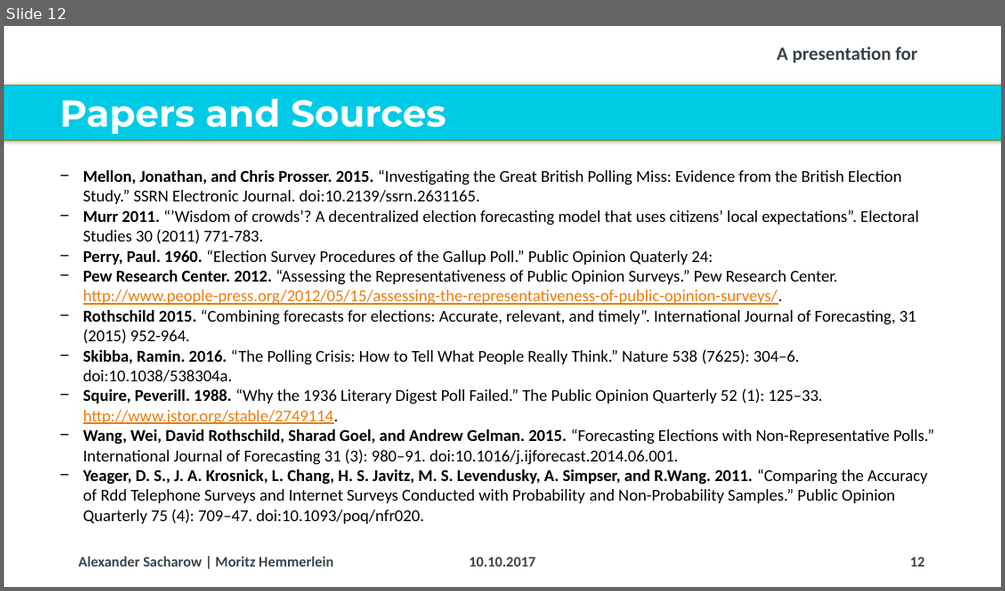
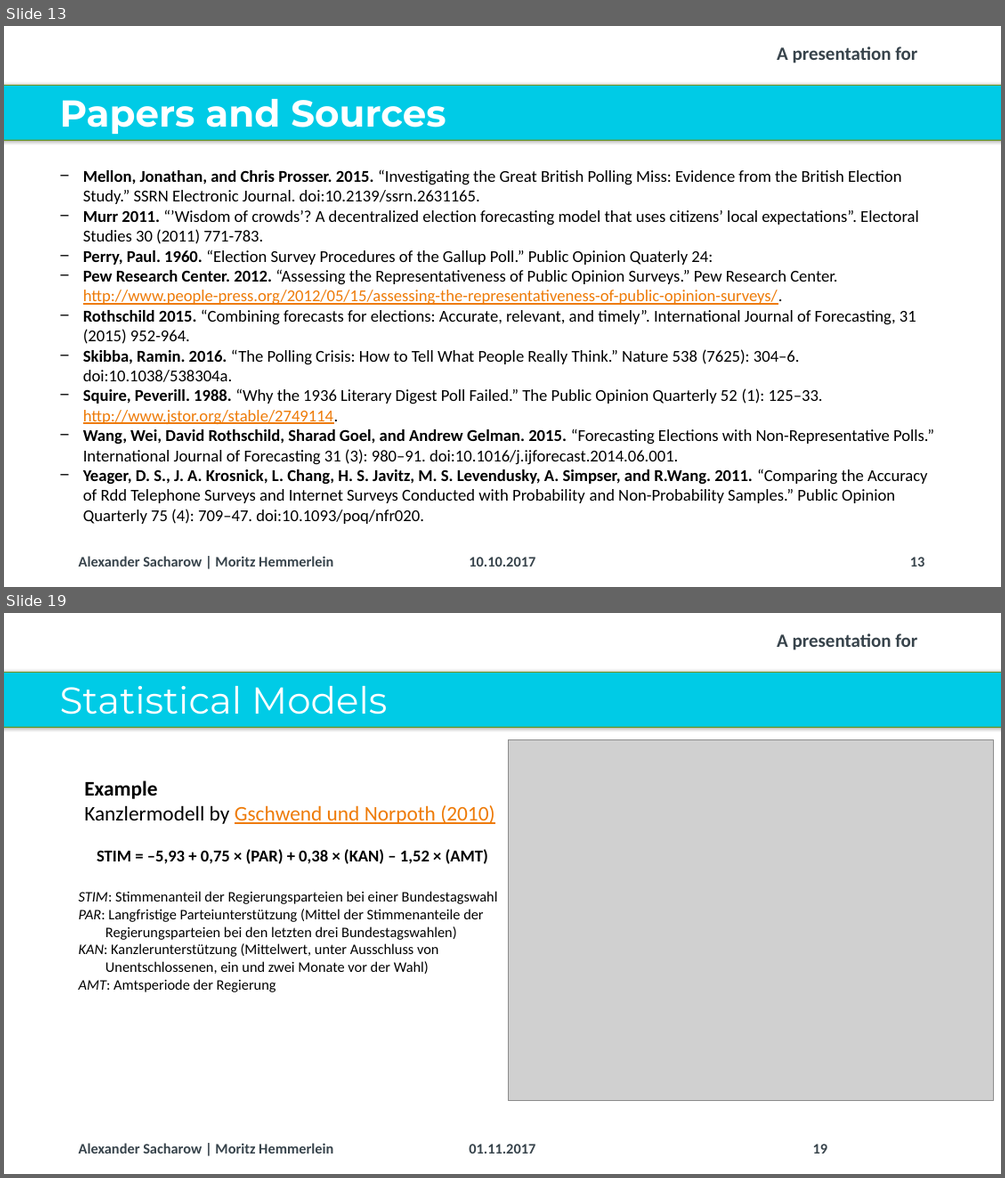
Before and after one commit to Corrod3/ElectionForecasting, a slide deck: Dalia Presentation/20171006_Dalia_Lunchtime Talk_Election Forecasting_v2.pptx. Shown one above the other, each under a label of ours: slide 12 before the commit, slides 13 and 19 after it; the slides between them are not shown. The pictures are 1005x591 and 1005x1178 pixels, drawn with LibreOffice and Linux fonts; fonts in the diff are those of the drawing; grey boxes stand for pictures; background and template pictures are left out. Boxes give left, top, right and bottom in pixels: in the first picture for what was removed or moved away, otherwise in the second. Text is boxed around its words. In the diff, an @@ line names an element or a change of style, - is before the commit and + after.

```diff
--- a/Dalia Presentation/20171006_Dalia_Lunchtime Talk_Election Forecasting_v2.pptx
+++ b/Dalia Presentation/20171006_Dalia_Lunchtime Talk_Election Forecasting_v2.pptx
@@ slide 19 added at bbox=[4, 613, 1001, 1174], background #FFFFFF; not listed: 3 template elements that a slide beside it also shows @@
@@ title added at bbox=[60, 686, 387, 714], 36 pt, text #FFFFFF @@
+Statistical Models
@@ picture added at bbox=[509, 740, 994, 1102] @@
@@ text added at bbox=[79, 780, 498, 992], 14 pt, text #000000 @@
+Example
+Kanzlermodell by Gschwend und Norpoth (2010)
+STIM = –5,93 + 0,75 × (PAR) + 0,38 × (KAN) – 1,52 × (AMT)
+    STIM: Stimmenanteil der Regierungsparteien bei einer Bundestagswahl
+    PAR: Langfristige Parteiunterstützung (Mittel der Stimmenanteile der Regierungsparteien bei den letzten drei Bundestagswahlen)
+    KAN: Kanzlerunterstützung (Mittelwert, unter Ausschluss von Unentschlossenen, ein und zwei Monate vor der Wahl)
+    AMT: Amtsperiode der Regierung
@@ text added at bbox=[469, 1143, 535, 1153], 14 pt, text #37434B, bold @@
+01.11.2017
@@ page number added at bbox=[813, 1143, 828, 1153], 14 pt, text #37434B, bold @@
+19
@@ what was slide 12 is now slide 13 @@
@@ page number at bbox=[910, 556, 925, 566]: text changed @@
-12
+13
```
Also in this commit, not shown: 13 slides changed, 3 other slides added, 3 other files.
